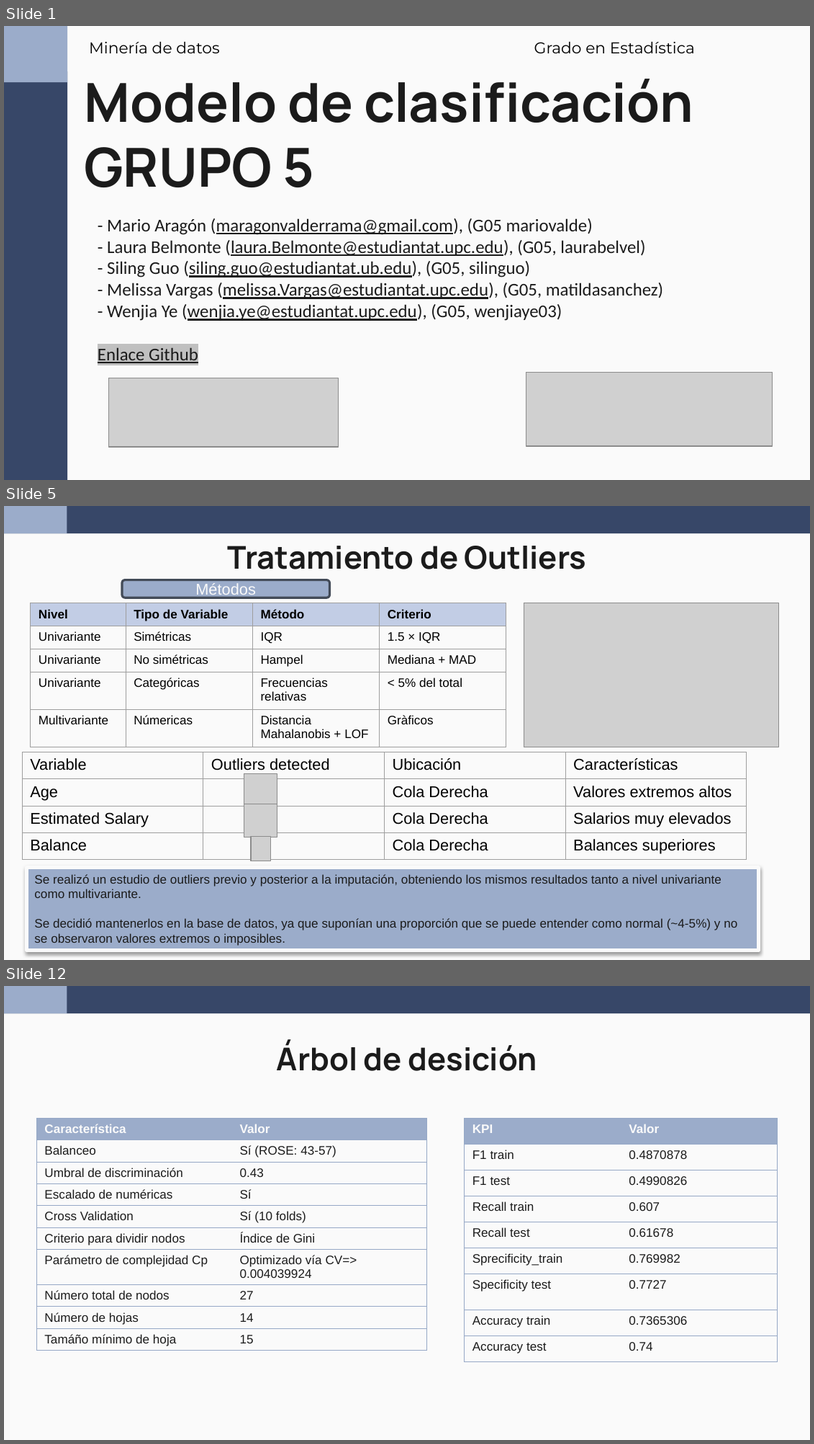
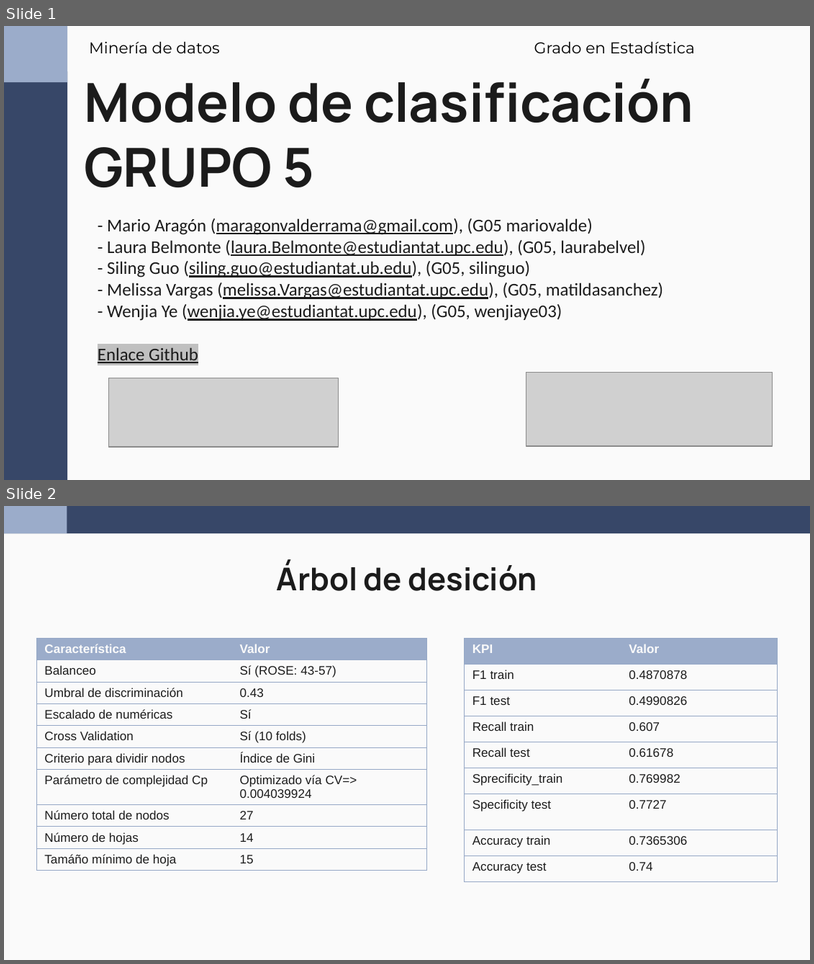
Before and after one commit to wen2111/Mineria, a slide deck: Entrega_2/00.REPORTE/Reporte_Grupo5.pptx. Shown one above the other, each under a label of ours: slides 1, 5 and 12 before the commit, slides 1 and 2 after it; the slides between them are not shown. The pictures are 814x1444 and 814x964 pixels, drawn with LibreOffice and Linux fonts; fonts in the diff are those of the drawing; grey boxes stand for pictures. Boxes give left, top, right and bottom in pixels: in the first picture for what was removed or moved away, otherwise in the second. Text is boxed around its words. In the diff, an @@ line names an element or a change of style, - is before the commit and + after.

```diff
--- a/Entrega_2/00.REPORTE/Reporte_Grupo5.pptx
+++ b/Entrega_2/00.REPORTE/Reporte_Grupo5.pptx
@@ slide 5 removed at (x1=4, y1=506, x2=810, y2=960), background #FAFAFA; not listed: 2 template elements that a slide beside it also shows @@
@@ title removed at (x1=228, y1=546, x2=586, y2=569) @@
-Tratamiento de Outliers
@@ rounded rectangle removed at (x1=122, y1=580, x2=329, y2=598) @@
-Métodos
@@ table removed at (x1=31, y1=602, x2=506, y2=746), 5 rows, 4 columns @@
-Nivel | Tipo de Variable | Método | Criterio
-Univariante | Simétricas | IQR | 1.5 × IQR
-Univariante | No simétricas | Hampel | Mediana + MAD
-Univariante | Categóricas | Frecuencias relativas | < 5% del total
-Multivariante | Númericas | Distancia Mahalanobis + LOF | Gràficos
@@ picture removed at (x1=524, y1=602, x2=779, y2=746) @@
@@ table removed at (x1=22, y1=752, x2=748, y2=860), 4 rows, 4 columns @@
-Variable | Outliers detected | Ubicación | Características
-Age |  | Cola Derecha | Valores extremos altos
-Estimated Salary |  | Cola Derecha | Salarios muy elevados
-Balance |  | Cola Derecha | Balances superiores
@@ picture removed at (x1=244, y1=774, x2=278, y2=807) @@
@@ picture removed at (x1=244, y1=803, x2=278, y2=836) @@
@@ picture removed at (x1=251, y1=836, x2=270, y2=861) @@
@@ rectangle removed at (x1=26, y1=867, x2=759, y2=950) @@
-Se realizó un estudio de outliers previo y posterior a la imputación, obteniendo los mismos resultados tanto a nivel univariante como multivariante.
-Se decidió mantenerlos en la base de datos, ya que suponían una proporción que se puede entender como normal (~4-5%) y no se observaron valores extremos o imposibles.
@@ what was slide 12 is now slide 2 @@
```
Also in this commit, not shown: 1 slide changed, 5 slides added, 14 other slides removed, 9 other files.
